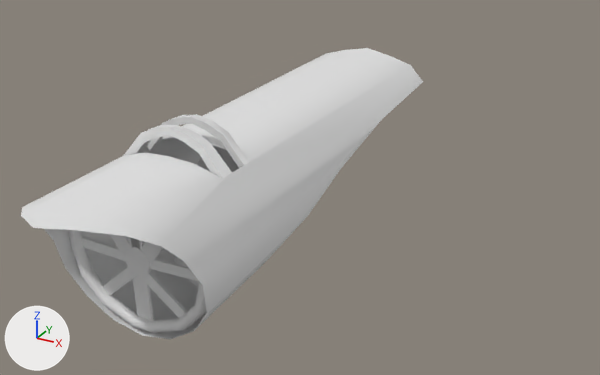
What one commit did to the FBX model Assets/Art/Pods/pod_front.fbx.
Both versions are drawn from a 50 mm camera at (6.55, -3.56, -0.74) aimed at (4.69, -0.18, -2.43). Every picture has the same lights, and +X, +Y and +Z are marked at lower left. Where no turn or scale is listed for an object, it has been applied to the vertices. Vertices at the same position are counted once.

The older version as bpy lines, for what is in view:
```python
me_circle_002 = bpy.data.meshes.new('Circle.002')
me_circle_002.from_pydata(...)  # 344 vertices, 316 faces; spans x -0.368..0.364, y -0.032..0.026, z -0.338..0.374
me_cylinder_003 = bpy.data.meshes.new('Cylinder.003')
me_cylinder_003.from_pydata(...)  # 119 vertices, 90 faces; spans x -0.38..0.38, y -0.85..1.91, z -0.47..0.38
me_cylinder_003.materials.append(mat_material)  # its picture is missing
ob_circle_001 = bpy.data.objects.new('Circle.001', me_circle_002)
ob_circle_001.location = (4.509, -1.22, -2.393)
ob_cylinder = bpy.data.objects.new('Cylinder', me_cylinder_003)
ob_cylinder.location = (4.508, -0.906, -2.279)
```
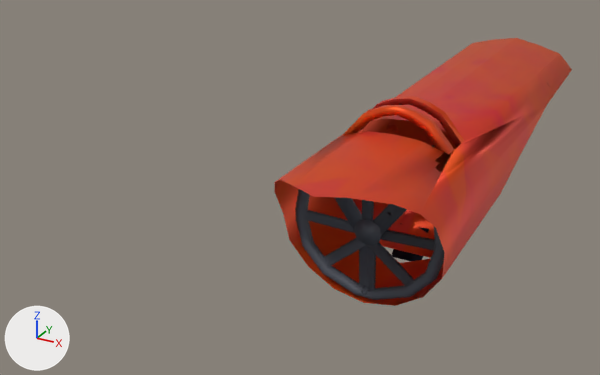
Location of each change, (x1, y1, x2, y2) in pixels of the pictures (600 x 375 px; the box of a moved part takes in the faces that stretch with it):
'Circle.001', reshaped, moved
    before: (70, 230, 207, 333)
    after: (275, 38, 572, 306)
'Cylinder', deleted
    before: (21, 48, 423, 339)
part 1 of me_circle_002, added (red)
    after: (275, 38, 572, 306)
part 2 of me_circle_002, added
    after: (392, 223, 429, 261)
part 3 of me_circle_002, moved or reshaped (not visible afterwards)
    before: (131, 238, 144, 250)
part 4 of me_circle_002, recoloured
    before: (70, 230, 207, 333)
    after: (295, 189, 444, 300)

What changed in the scene script:
```text
Add img_metal_cinza_base_color_png:
    img_metal_cinza_base_color_png = load_image('Metal_Cinza_Base_color.png', 'Textures/Metal_Cinza_Base_color.png', 2048, 2048, 'sRGB')
Add img_laranja_normal_opengl_png:
    img_laranja_normal_opengl_png = load_image('Laranja_Normal_OpenGL.png', 'Textures/Laranja_Normal_OpenGL.png', 2048, 2048, 'Non-Color')
Add img_preto_metallic_png:
    img_preto_metallic_png = load_image('Preto_Metallic.png', 'Textures/Preto_Metallic.png', 2048, 2048, 'Non-Color')
Add img_preto_normal_opengl_png:
    img_preto_normal_opengl_png = load_image('Preto_Normal_OpenGL.png', 'Textures/Preto_Normal_OpenGL.png', 2048, 2048, 'Non-Color')
Add img_preto_base_color_png:
    img_preto_base_color_png = load_image('Preto_Base_color.png', 'Textures/Preto_Base_color.png', 2048, 2048, 'sRGB')
Add img_laranja_base_color_png:
    img_laranja_base_color_png = load_image('Laranja_Base_color.png', 'Textures/Laranja_Base_color.png', 2048, 2048, 'sRGB')
Add img_laranja_metallic_png:
    img_laranja_metallic_png = load_image('Laranja_Metallic.png', 'Textures/Laranja_Metallic.png', 2048, 2048, 'Non-Color')
Add mat_metal_cinza:
    mat_metal_cinza = bpy.data.materials.new('Metal/Cinza')
    # uses the picture img_laranja_normal_opengl_png
    # uses the picture img_metal_cinza_base_color_png
Add mat_preto:
    mat_preto = bpy.data.materials.new('Preto')
    # uses the picture img_preto_base_color_png
    # uses the picture img_preto_metallic_png
    # uses the picture img_preto_normal_opengl_png
Add mat_laranja:
    mat_laranja = bpy.data.materials.new('Laranja')
    # uses the picture img_laranja_base_color_png
    # uses the picture img_laranja_metallic_png
    # uses the picture img_laranja_normal_opengl_png
Change me_circle_002:
    used by ob_circle_001; location = (4.509, -1.22, -2.393)
    remove me_circle_002.from_pydata(...)  # 344 vertices, 316 faces; spans x -0.368..0.364, y -0.032..0.026, z -0.338..0.374
    add me_circle_002.from_pydata(...)  # 624 vertices, 553 faces; spans x -0.383..0.38, y -0.531..2.224, z -0.357..0.496
    me_circle_002 part 1: a new loose piece of 118 vertices spanning x -0.383..0.38, y -0.531..2.224, z -0.357..0.496, in mat_laranja
    me_circle_002 part 2: a new loose piece of 24 vertices spanning x -0.056..0.095, y 0.416..1.825, z -0.357..0.211, in mat_preto
    me_circle_002 part 3
    14 vertices are removed from x -0.023..0.027, y -0.032..0.026, z 0.04..0.374
    18 faces are deleted
    10 vertices move from x 0.027, y -0.032..0.026, z 0.322..0.374 to x 0.131..0.152, y -0.032..0.026, z 0.306..0.353
    14 vertices are added at x 0.082..0.131, y -0.032..0.026, z 0.302..0.37
    27 new faces join them, mat_metal_cinza
    me_circle_002 part 4: 298 faces spanning x -0.368..0.364, y -0.032..0.026, z -0.338..0.374 switch from no material to mat_metal_cinza
    add me_circle_002.materials.append(mat_laranja)
    add me_circle_002.materials.append(mat_preto)
Change ob_circle_001:
    ob_circle_001.location: (4.509, -1.22, -2.393) -> (5.228, -0.524, -2.393)
Remove ob_cylinder:
    ob_cylinder = bpy.data.objects.new('Cylinder', me_cylinder_003)
    ob_cylinder.location = (4.508, -0.906, -2.279)
```
